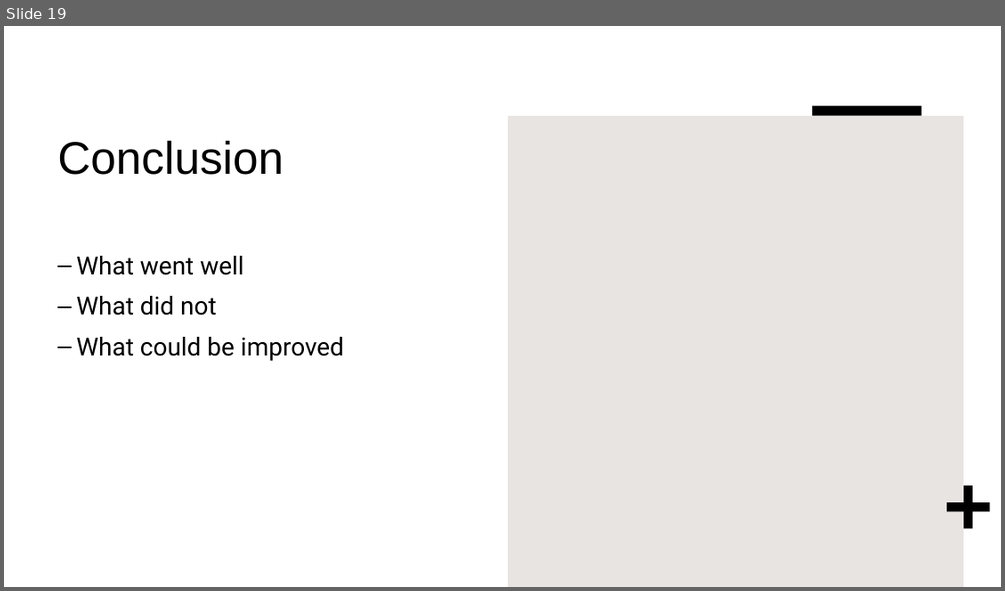
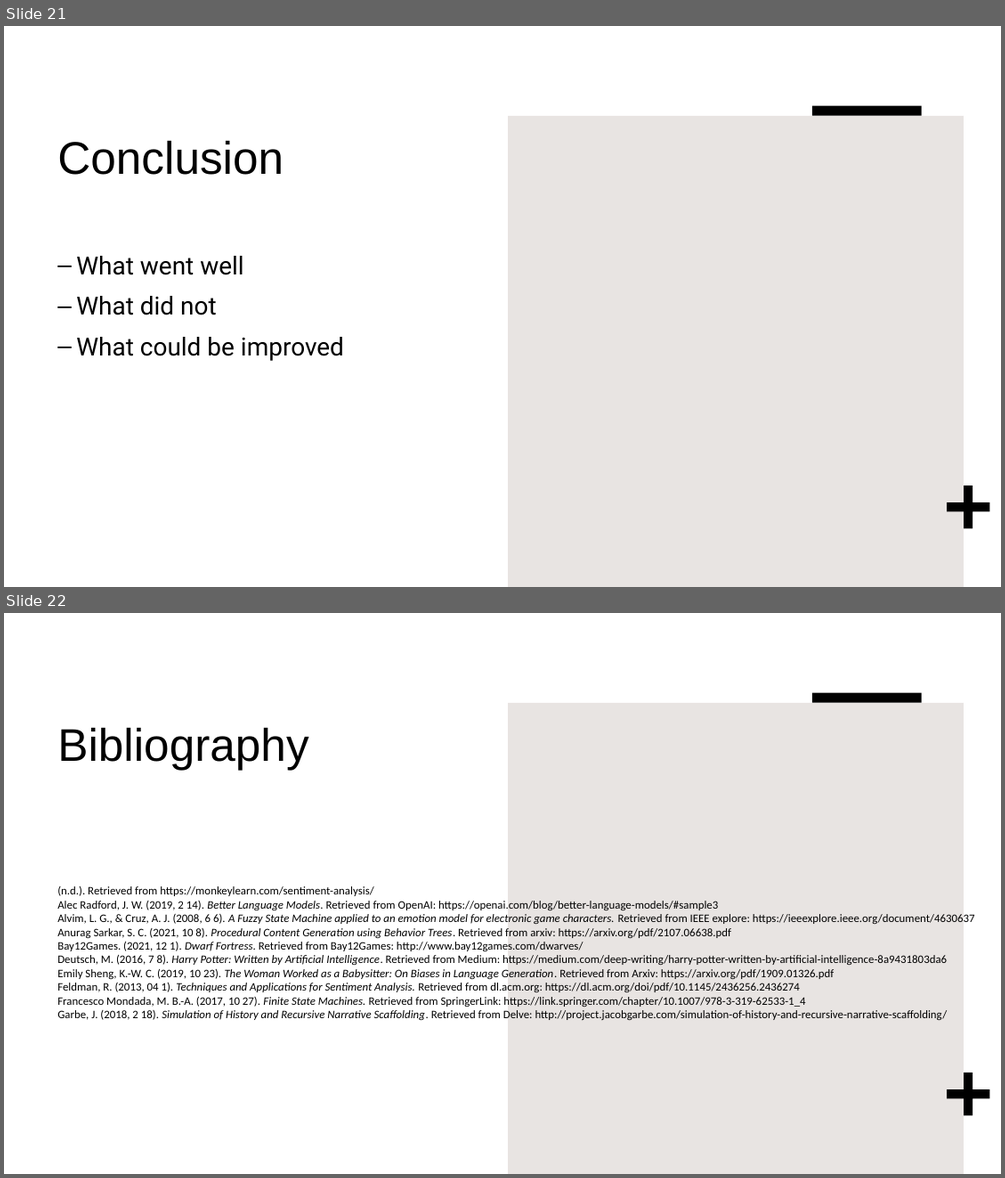
Before and after one commit to IsaacdmDunn/FYP-Bsc, a slide deck: Narrative AI Generation.pptx. Shown one above the other, each under a label of ours: slide 19 before the commit, slides 21 and 22 after it. The pictures are 1005x591 and 1005x1178 pixels, drawn with LibreOffice and Linux fonts; fonts in the diff are those of the drawing. Boxes give left, top, right and bottom in pixels: in the first picture for what was removed or moved away, otherwise in the second. Text is boxed around its words. In the diff, an @@ line names an element or a change of style, - is before the commit and + after.

```diff
--- a/Narrative AI Generation.pptx
+++ b/Narrative AI Generation.pptx
@@ slide 22 added at (4,613,1001,1174), background #FFFFFF; not listed: 3 template elements that a slide beside it also shows @@
@@ title added at (57,727,308,770), 44 pt, text #000000 @@
+Bibliography
@@ text added at (57,886,975,1021), 11 pt, text #000000 @@
+(n.d.). Retrieved from https://monkeylearn.com/sentiment-analysis/
+Alec Radford, J. W. (2019, 2 14). Better Language Models. Retrieved from OpenAI: https://openai.com/blog/better-language-models/#sample3
+Alvim, L. G., & Cruz, A. J. (2008, 6 6). A Fuzzy State Machine applied to an emotion model for electronic game characters. Retrieved from IEEE explore: https://ieeexplore.ieee.org/document/4630637
+Anurag Sarkar, S. C. (2021, 10 8). Procedural Content Generation using Behavior Trees. Retrieved from arxiv: https://arxiv.org/pdf/2107.06638.pdf
+Bay12Games. (2021, 12 1). Dwarf Fortress. Retrieved from Bay12Games: http://www.bay12games.com/dwarves/
+Deutsch, M. (2016, 7 8). Harry Potter: Written by Artificial Intelligence. Retrieved from Medium: https://medium.com/deep-writing/harry-potter-written-by-artificial-intelligence-8a9431803da6
+Emily Sheng, K.-W. C. (2019, 10 23). The Woman Worked as a Babysitter: On Biases in Language Generation. Retrieved from Arxiv: https://arxiv.org/pdf/1909.01326.pdf
+Feldman, R. (2013, 04 1). Techniques and Applications for Sentiment Analysis. Retrieved from dl.acm.org: https://dl.acm.org/doi/pdf/10.1145/2436256.2436274
+Francesco Mondada, M. B.-A. (2017, 10 27). Finite State Machines. Retrieved from SpringerLink: https://link.springer.com/chapter/10.1007/978-3-319-62533-1_4
+Garbe, J. (2018, 2 18). Simulation of History and Recursive Narrative Scaffolding. Retrieved from Delve: http://project.jacobgarbe.com/simulation-of-history-and-recursive-narrative-scaffolding/
@@ what was slide 19 is now slide 21 @@
```
Also in this commit, not shown: 4 slides changed, 6 other slides added, 3 slides removed.
